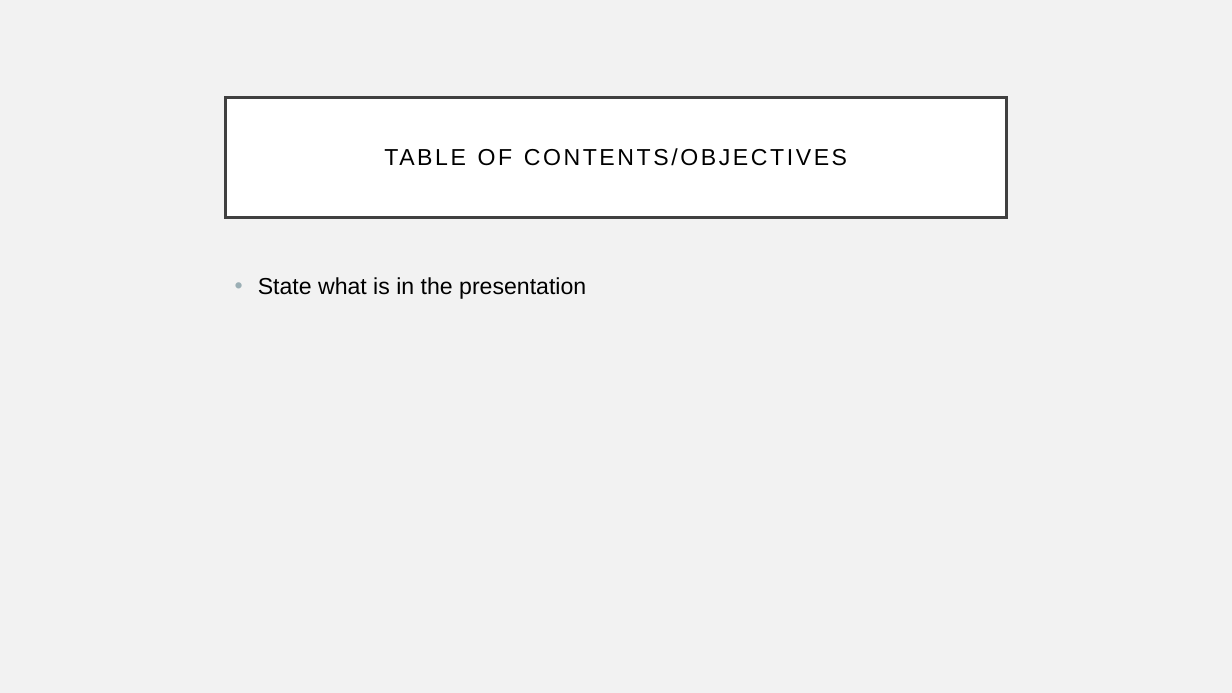
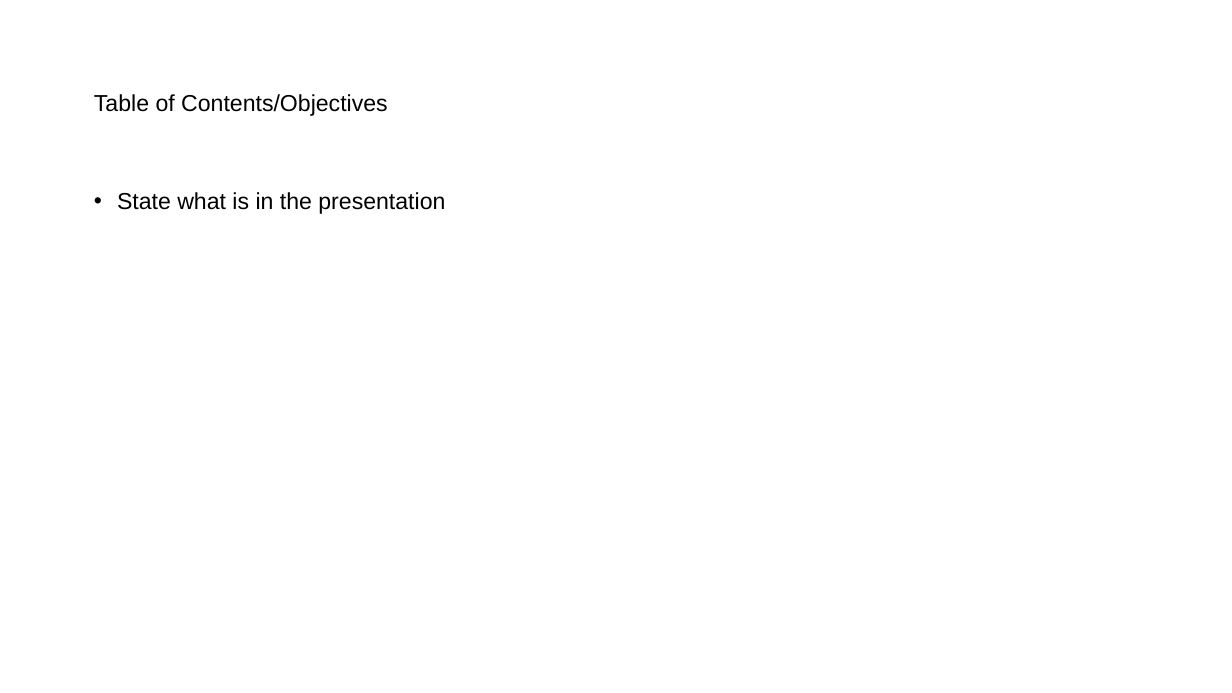
Before and after one commit to mathisme/ThinkfulDSFinalCapstone, a slide deck: slide 4 of PresentationTemplate.pptx. Drawn at 1232x693 pixels with LibreOffice and Linux fonts; fonts in the diff are those of the drawing. Boxes give left, top, right and bottom in pixels: in the first picture for what was removed or moved away, otherwise in the second. Text is boxed around its words. In the diff, an @@ line names an element or a change of style, - is before the commit and + after.

```diff
--- a/PresentationTemplate.pptx
+++ b/PresentationTemplate.pptx
@@ background #F2F2F2 to #FFFFFF @@
@@ title "Table of Contents/Objectives": place and size @@
-title "Table of Contents/Objectives" at bbox=[226, 97, 1006, 217]
+title "Table of Contents/Objectives" at bbox=[94, 94, 388, 116]
@@ title "Table of Contents/Objectives" at bbox=[94, 94, 388, 116]: fill #FFFFFF to none; outline #404040 2.5 pt to none @@
@@ title at bbox=[94, 94, 388, 116]: text changed @@
-TABLE OF CONTENTS/OBJECTIVES
+Table of Contents/Objectives
@@ text "State what is in the ...": place and size @@
-text "State what is in the ..." at bbox=[258, 277, 586, 299]
+text "State what is in the ..." at bbox=[117, 192, 445, 214]
@@ text "State what is in the ..." at bbox=[117, 192, 445, 214]: line spacing 1 to 0.9 @@
```
Also in this commit, not shown: 12 other slides changed, 1 other file.
